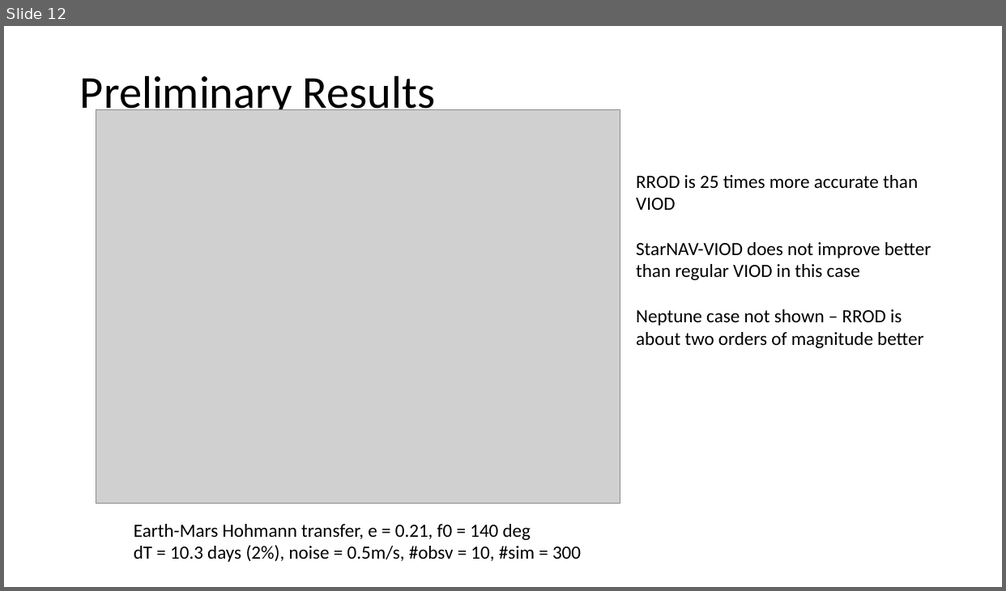
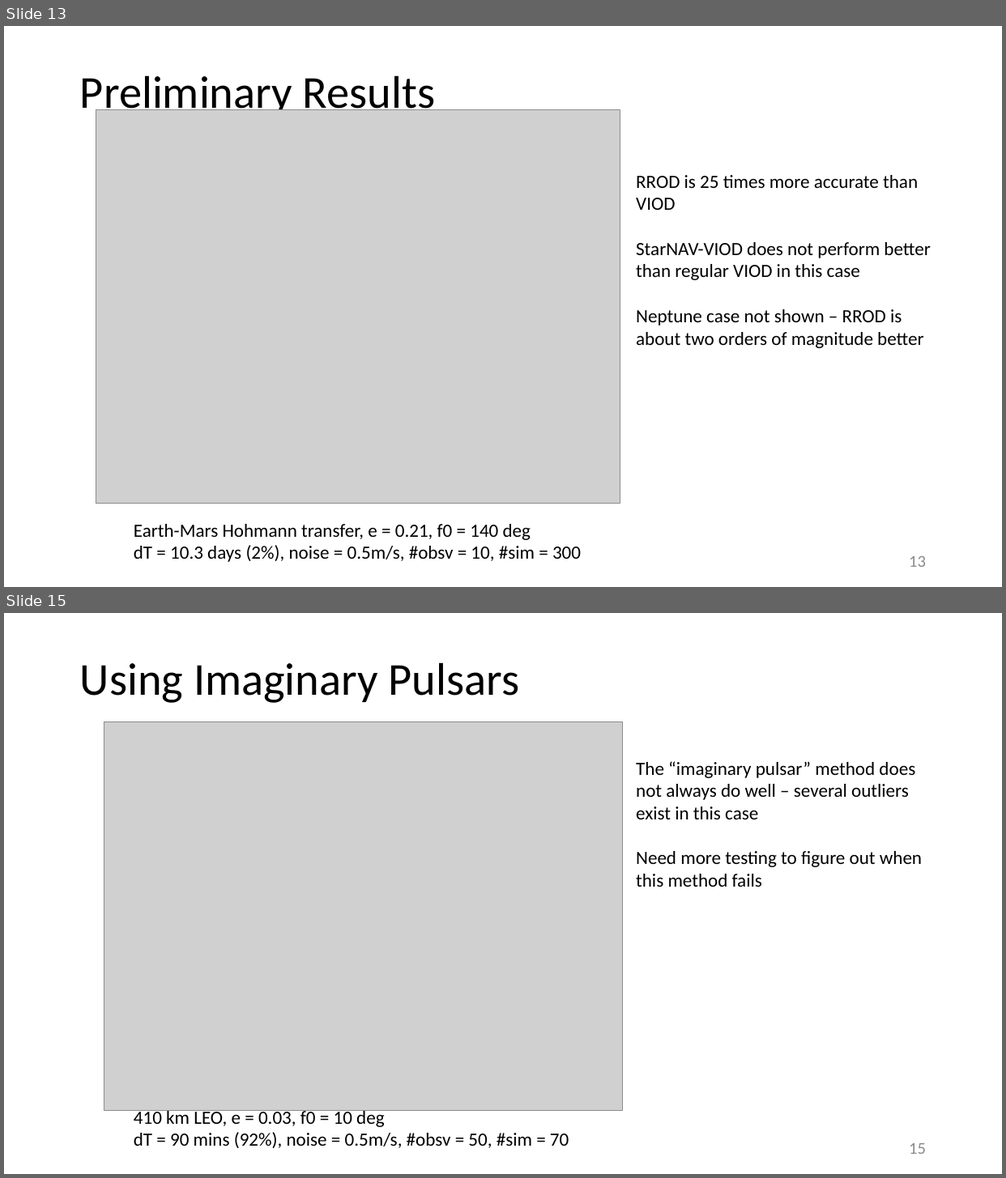
Before and after one commit to TigerHou2/xnav, a slide deck: Presentations/2021-07-12.pptx. Shown one above the other, each under a label of ours: slide 12 before the commit, slides 13 and 15 after it; the slides between them are not shown. The pictures are 1006x591 and 1006x1178 pixels, drawn with LibreOffice and Linux fonts; fonts in the diff are those of the drawing; grey boxes stand for pictures. Boxes give left, top, right and bottom in pixels: in the first picture for what was removed or moved away, otherwise in the second. Text is boxed around its words. In the diff, an @@ line names an element or a change of style, - is before the commit and + after.

Commit message:
Finished research presentation, added new testing data for imaginary pulsar method

```diff
--- a/Presentations/2021-07-12.pptx
+++ b/Presentations/2021-07-12.pptx
@@ slide 15 added at [4, 613, 1002, 1174], background #FFFFFF @@
@@ title added at [80, 662, 520, 703], 44 pt, text #000000 @@
+Using Imaginary Pulsars
@@ picture added at [104, 722, 622, 1110] @@
@@ text added at [636, 761, 922, 887], 18 pt, text #000000 @@
+The “imaginary pulsar” method does not always do well – several outliers exist in this case
+Need more testing to figure out when this method fails
@@ text added at [134, 1108, 569, 1148], 18 pt, text #000000 @@
+410 km LEO, e = 0.03, f0 = 10 deg
+dT = 90 mins (92%), noise = 0.5m/s, #obsv = 50, #sim = 70
@@ page number added at [909, 1144, 926, 1154], 16 pt, text #8C8C8C @@
+15
@@ what was slide 12 is now slide 13 @@
@@ slide 13 changed as well @@
@@ text at [636, 242, 930, 280]: text changed @@
-StarNAV-VIOD does not improve better than regular VIOD in this case
+StarNAV-VIOD does not perform better than regular VIOD in this case
@@ page number added at [909, 557, 926, 567], 16 pt, text #8C8C8C @@
+13
```
Also in this commit, not shown: 11 other slides changed, 3 other slides added, 3 other files.
